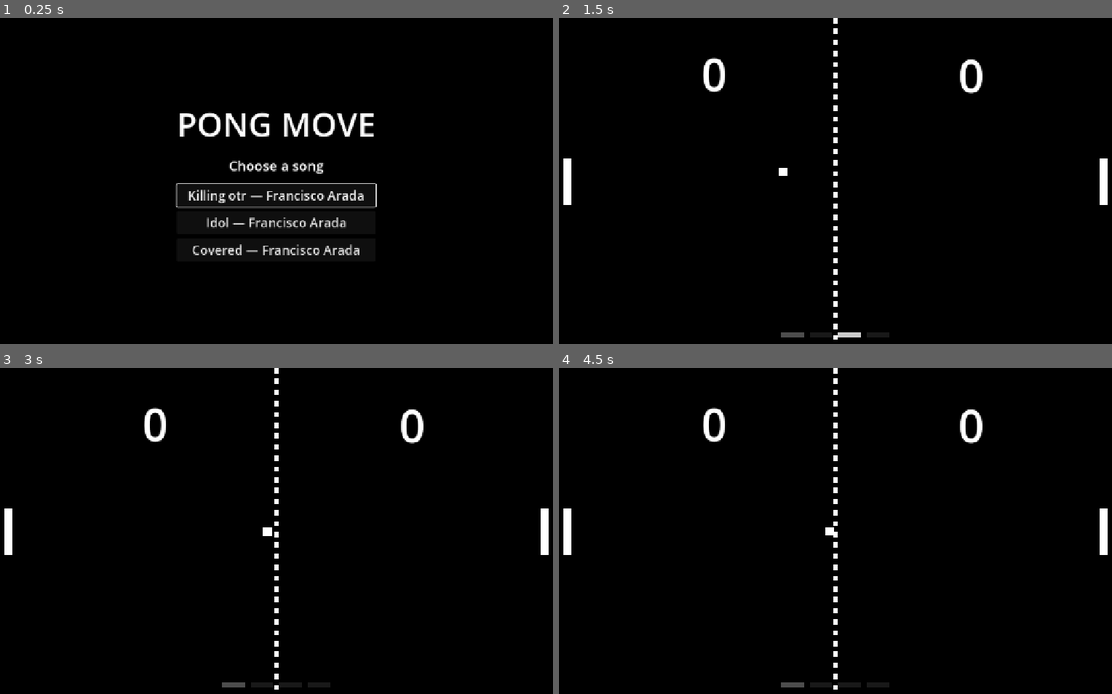
Above: before the commit, frames 1-4 (two rows, left to right).
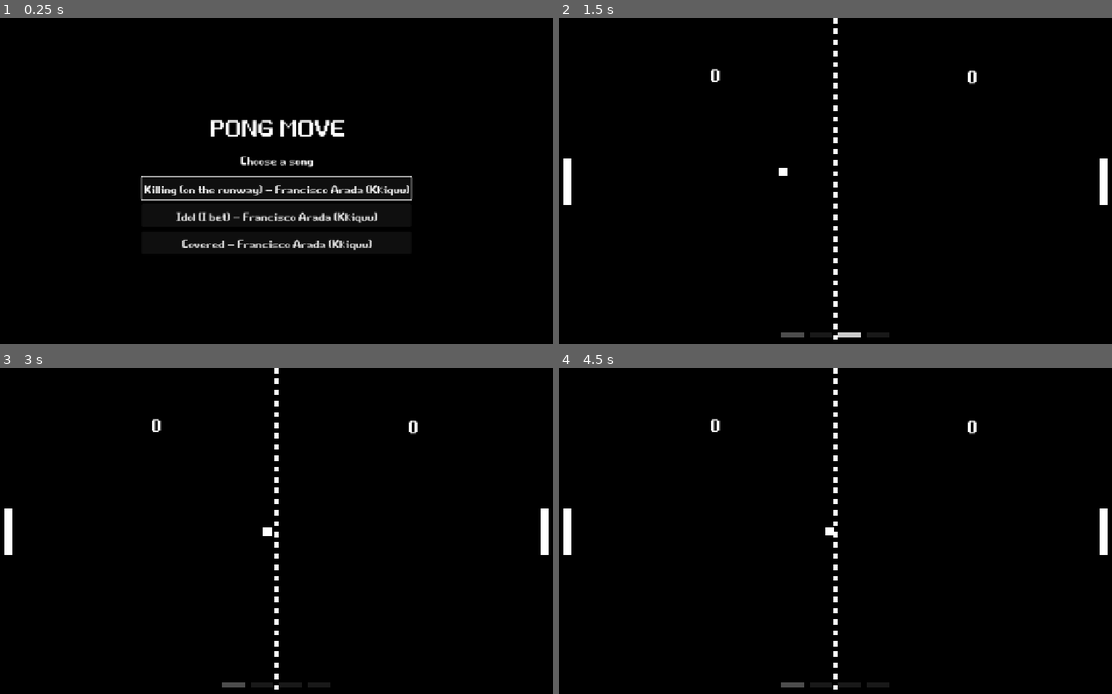
Above: after the commit, the same moments.

Repository: kikoarancisco/pong-move
Game: Godot game, scene res://scenes/menu.tscn
Two runs of this game, one before a commit and one after it. Both use one fixed random seed, a clock stepped at 60 frames per second and the inputs below. Sound files missing from this copy of the repository are replaced by a short silence.
Inputs (mouse positions are in pixels of both pictures, inside the frame that each line leads up to):
- Up to frame 1 (0.25 s): no input
- Up to frame 2 (1.5 s): click (835, 194) at 0.5 s, where only the run before the commit has a clickable "Killing otr — Francisco Arada"; click (835, 187) at 1.25 s, where only the run after the commit has a clickable "Killing (on the runway) — Fra…"
- Up to frame 3 (3 s): click (276, 573) at 2 s, where only the run before the commit has a clickable "Idol — Francisco Arada"; click (276, 566) at 2.75 s, where only the run after the commit has a clickable "Idol (I bet) — Francisco Arad…"
- Up to frame 4 (4.5 s): click (835, 599) at 3.5 s, where only the run before the commit has a clickable "Covered — Francisco Arada"; click (835, 592) at 4.25 s, where only the run after the commit has a clickable "Covered — Francisco Arada (Kk…"

The runs differ from the first frame. In frame 1, 5.3% of the frame differs, in the area x 25-75%, y 28-73%; in frame 2, 0.6%; in frame 3, 0.6%; in frame 4, 0.6%.

Commit message:
small changes

Diff:
--- a/project.godot
+++ b/project.godot
@@ -25,6 +25,10 @@
 window/size/viewport_height=720
 window/stretch/mode="canvas_items"
 window/stretch/aspect="expand"
+
+[gui]
+
+theme/custom_font="uid://dajvepk31pc7b"
 
 [input]
 
--- a/scenes/menu.tscn
+++ b/scenes/menu.tscn
@@ -39,13 +39,13 @@
 
 [node name="Title" type="Label" parent="CenterContainer/VBoxContainer" unique_id=2095902615]
 layout_mode = 2
-theme_override_font_sizes/font_size = 72
+theme_override_font_sizes/font_size = 128
 text = "PONG MOVE"
 horizontal_alignment = 1
 
 [node name="Subtitle" type="Label" parent="CenterContainer/VBoxContainer" unique_id=218178757]
 layout_mode = 2
-theme_override_font_sizes/font_size = 30
+theme_override_font_sizes/font_size = 64
 text = "Choose a song"
 horizontal_alignment = 1
 
--- a/scripts/game.gd
+++ b/scripts/game.gd
@@ -55,7 +55,7 @@
 	var paddle = paddle_one if target_player == 1 else paddle_two
 	var paddle_y = paddle.global_position.y
 
-	if abs(paddle_y - target_y) < 55:
+	if abs(paddle_y - target_y) < 60:
 		ball.play_beep()
 	else:
 		# 1. Quem falhou concede ponto ao adversário
--- a/scripts/menu.gd
+++ b/scripts/menu.gd
@@ -10,7 +10,7 @@
 		var button := Button.new()
 		button.text = "%s — %s" % [song.title, song.artist]
 		button.custom_minimum_size = Vector2(400, 50)
-		button.add_theme_font_size_override("font_size", 28)
+		button.add_theme_font_size_override("font_size", 64)
 		button.pressed.connect(_on_song_chosen.bind(song))
 		song_list.add_child(button)
 
--- a/songs/Covered.tres
+++ b/songs/Covered.tres
@@ -6,7 +6,7 @@
 [resource]
 script = ExtResource("1_h5076")
 title = "Covered"
-artist = "Francisco Arada"
+artist = "Francisco Arada (Kkiquu)"
 audio = ExtResource("1_k37g7")
 chart_path = "res://audio/covered.txt"
 metadata/_custom_type_script = "uid://c3vyq0cnsxiwu"
--- a/songs/Idol.tres
+++ b/songs/Idol.tres
@@ -5,8 +5,8 @@
 
 [resource]
 script = ExtResource("1_eqwba")
-title = "Idol"
-artist = "Francisco Arada"
+title = "Idol (I bet)"
+artist = "Francisco Arada (Kkiquu)"
 audio = ExtResource("1_tnf3j")
 chart_path = "res://audio/idol.txt"
 metadata/_custom_type_script = "uid://c3vyq0cnsxiwu"
--- a/songs/killing_otr.tres
+++ b/songs/killing_otr.tres
@@ -5,8 +5,8 @@
 
 [resource]
 script = ExtResource("1_sspm7")
-title = "Killing otr"
-artist = "Francisco Arada"
+title = "Killing (on the runway)"
+artist = "Francisco Arada (Kkiquu)"
 audio = ExtResource("1_80eh8")
 chart_path = "res://audio/kotr.txt"
 metadata/_custom_type_script = "uid://c3vyq0cnsxiwu"
Binary file added: assets/game_over.ttf
Not shown, added: assets/game_over.ttf.import
